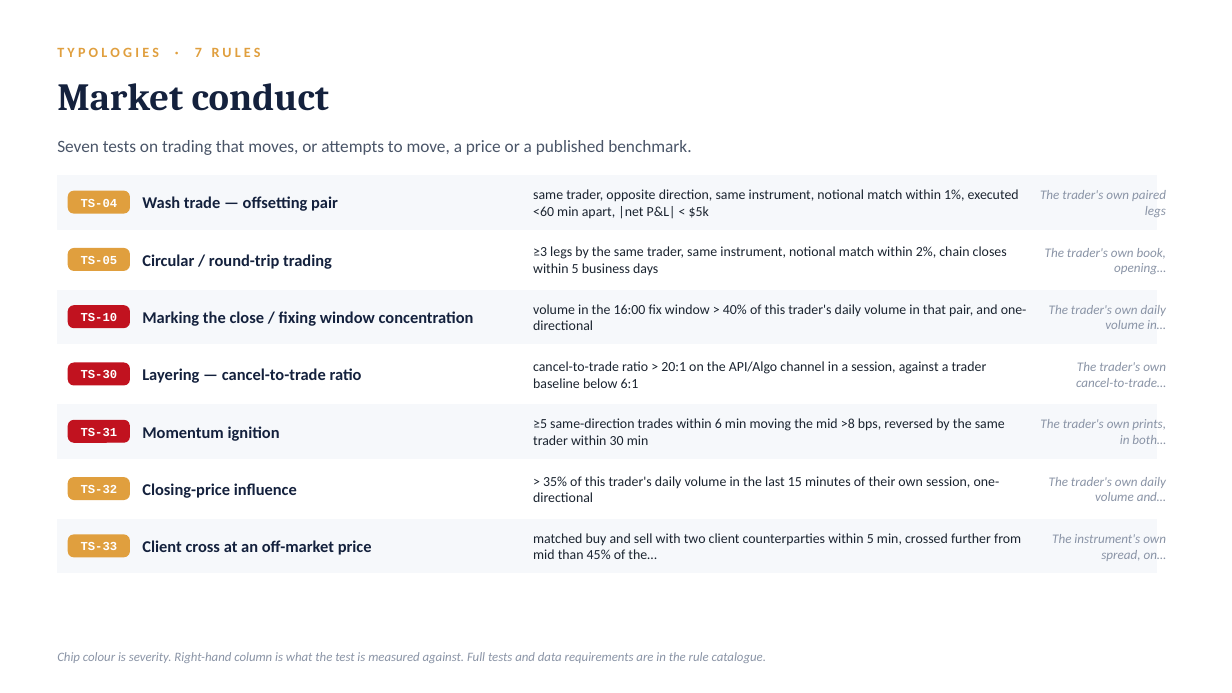
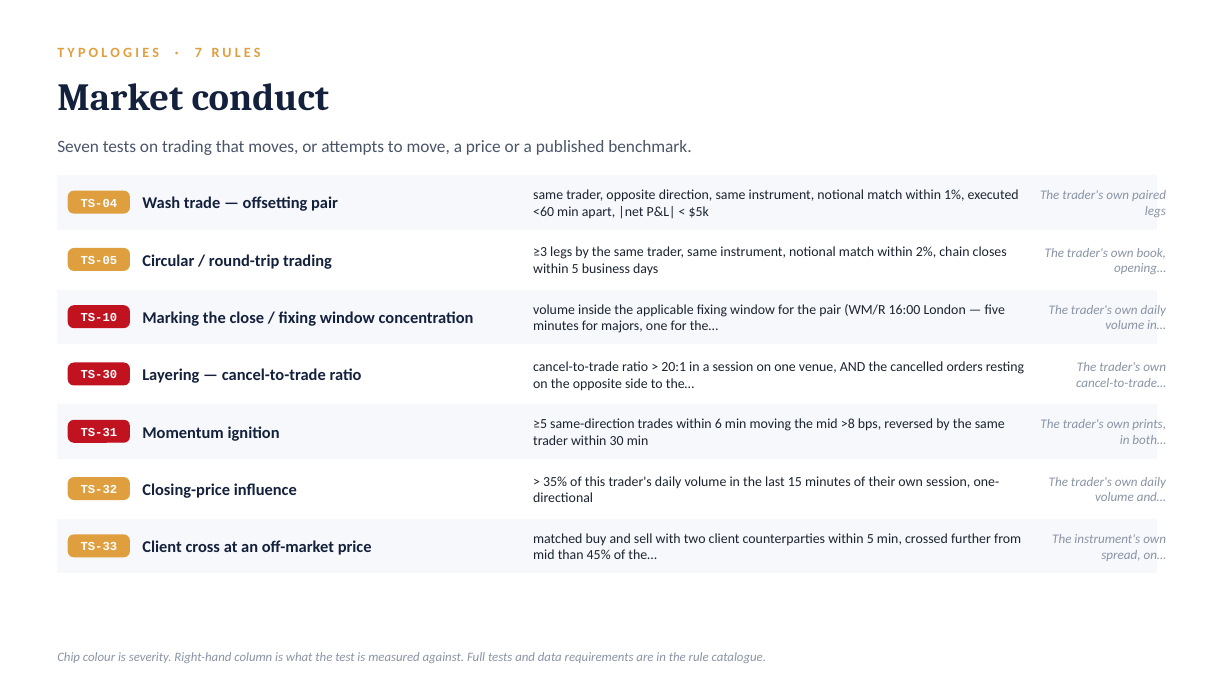
Before and after one commit to Runelord1999/DBS, a slide deck: slide 6 of Trade-Surveillance-50-Rules.pptx. Drawn at 1232x693 pixels with LibreOffice and Linux fonts; fonts in the diff are those of the drawing. Boxes give left, top, right and bottom in pixels: in the first picture for what was removed or moved away, otherwise in the second. Text is boxed around its words. In the diff, an @@ line names an element or a change of style, - is before the commit and + after.

```diff
--- a/Trade-Surveillance-50-Rules.pptx
+++ b/Trade-Surveillance-50-Rules.pptx
@@ text at (x1=533, y1=304, x2=1005, y2=333): text changed @@
-volume in the 16:00 fix window > 40% of this trader's daily volume in that pair, and one-directional
+volume inside the applicable fixing window for the pair (WM/R 16:00 London — five minutes for majors, one for the…
@@ text at (x1=533, y1=361, x2=1024, y2=391): text changed @@
-cancel-to-trade ratio > 20:1 on the API/Algo channel in a session, against a trader baseline below 6:1
+cancel-to-trade ratio > 20:1 in a session on one venue, AND the cancelled orders resting on the opposite side to the…
```
Also in this commit, not shown: 6 other slides changed, 2 other files.
